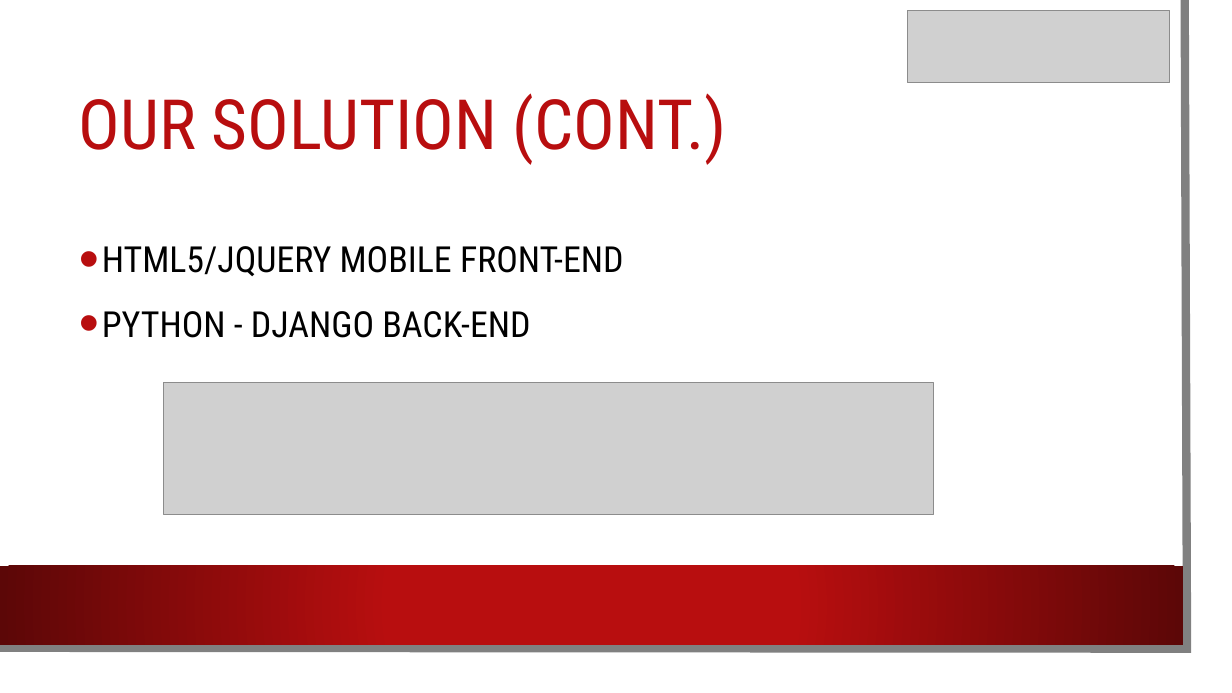
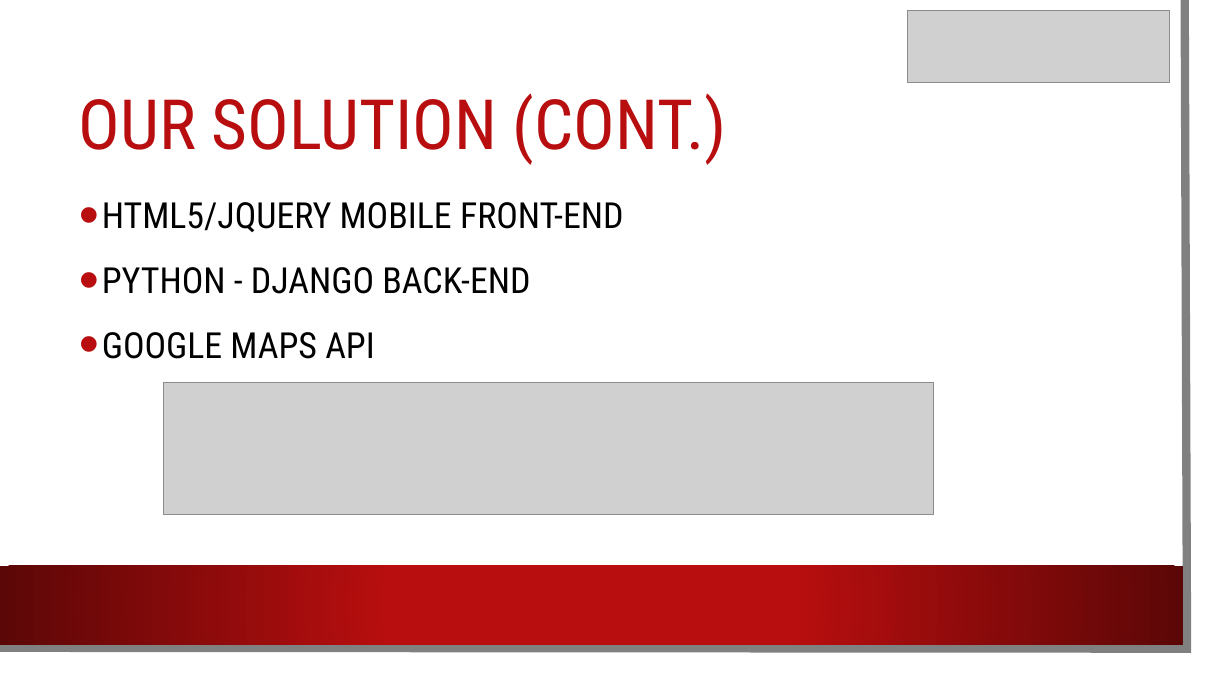
Before and after one commit to NYC2015/team-5, a slide deck: slide 4 of team5.pptx. Drawn at 1232x693 pixels with LibreOffice and Linux fonts; fonts in the diff are those of the drawing; grey boxes stand for pictures; background and template pictures are left out. Boxes give left, top, right and bottom in pixels: in the first picture for what was removed or moved away, otherwise in the second. Text is boxed around its words. In the diff, an @@ line names an element or a change of style, - is before the commit and + after.

Commit message:
Updated presentation

```diff
--- a/team5.pptx
+++ b/team5.pptx
@@ text at [102, 332, 375, 359]: paragraph added @@
+• GOOGLE MAPS API
```
